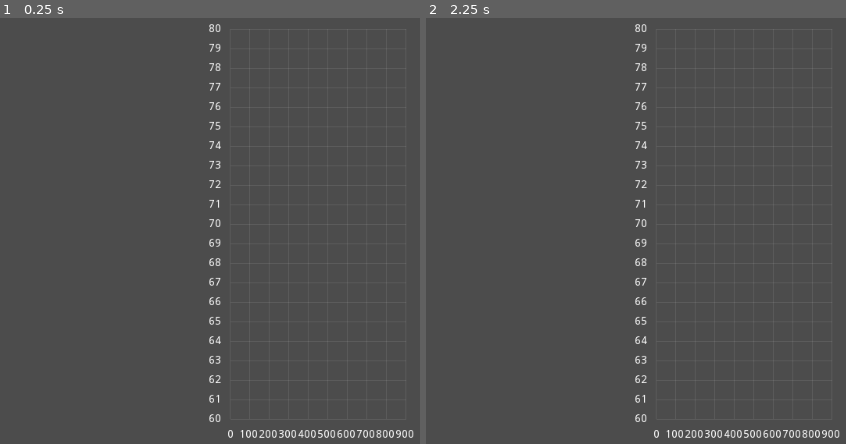
Above: before the commit, frames 1-2 (left to right).
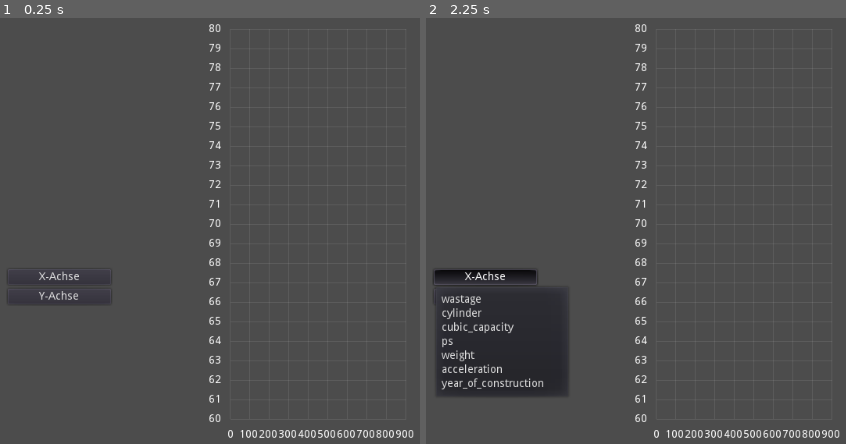
Above: after the commit, the same moments.

Repository: nevs-devs/cars
Game: Godot game, scene res://Main.tscn
Same seed, same stepped clock (60 frames per second), same inputs: the game is played once before the commit and once after it.
Inputs (mouse positions are in pixels of both pictures, inside the frame that each line leads up to):
- Up to frame 1 (0.25 s): no input
- Up to frame 2 (2.25 s): click (484, 277) at 0.5 s, where only the run after the commit has a clickable "X-Achse"; click (484, 294) at 1.25 s, where only the run after the commit has a clickable "Y-Achse"; click (484, 277) at 2 s, where only the run after the commit has a clickable "X-Achse"

The runs differ from the first frame. In frame 1, 0.3% of the frame differs, in the area x 3-25%, y 59-67%; in frame 2, 8.1%, in the area x 1-34%, y 59-89%.

Commit message:
added stuff

Diff:
--- a/Main.gd
+++ b/Main.gd
@@ -2,7 +2,7 @@
 
 
 var cars = []
-
+const AxisOptions = ['wastage', 'cylinder', 'cubic_capacity', 'ps', 'weight', 'acceleration', 'year_of_construction']
 
 class Car:
 	var model
@@ -83,17 +83,21 @@
 		index += 1
 	file.close()
 
+func _on_x_axis_changed(id):
+	print(id)
+
+func _on_y_axis_changed(id):
+	print(id)
+
+func add_options():
+	var index = 0
+	for option in AxisOptions:
+		$XAxisChooser.get_popup().add_item(option, index)
+		$YAxisChooser.get_popup().add_item(option, index)
+		index += 1
+	$XAxisChooser.get_popup().connect('id_pressed', self, '_on_x_axis_changed')
+	$YAxisChooser.get_popup().connect('id_pressed', self, '_on_y_axis_changed')
+
 func _ready():
 	read_cars()
-	var minimum = null
-	var maximum = null
-	for car in cars:
-		var value = car.year_of_construction
-		if value == null:
-			continue
-		if minimum == null or minimum > value:
-			minimum = value
-		if maximum == null or maximum < value:
-			maximum = value
-	print(minimum)
-	print(maximum)
+	add_options()
--- a/Main.tscn
+++ b/Main.tscn
@@ -8,3 +8,25 @@
 
 [node name="Chart" parent="." instance=ExtResource( 2 )]
 position = Vector2( 512, 300 )
+
+[node name="XAxisChooser" type="MenuButton" parent="."]
+margin_left = 115.0
+margin_top = 358.0
+margin_right = 247.0
+margin_bottom = 378.0
+text = "X-Achse"
+flat = false
+__meta__ = {
+"_edit_use_anchors_": false
+}
+
+[node name="YAxisChooser" type="MenuButton" parent="."]
+margin_left = 115.0
+margin_top = 383.0
+margin_right = 247.0
+margin_bottom = 403.0
+text = "Y-Achse"
+flat = false
+__meta__ = {
+"_edit_use_anchors_": false
+}
